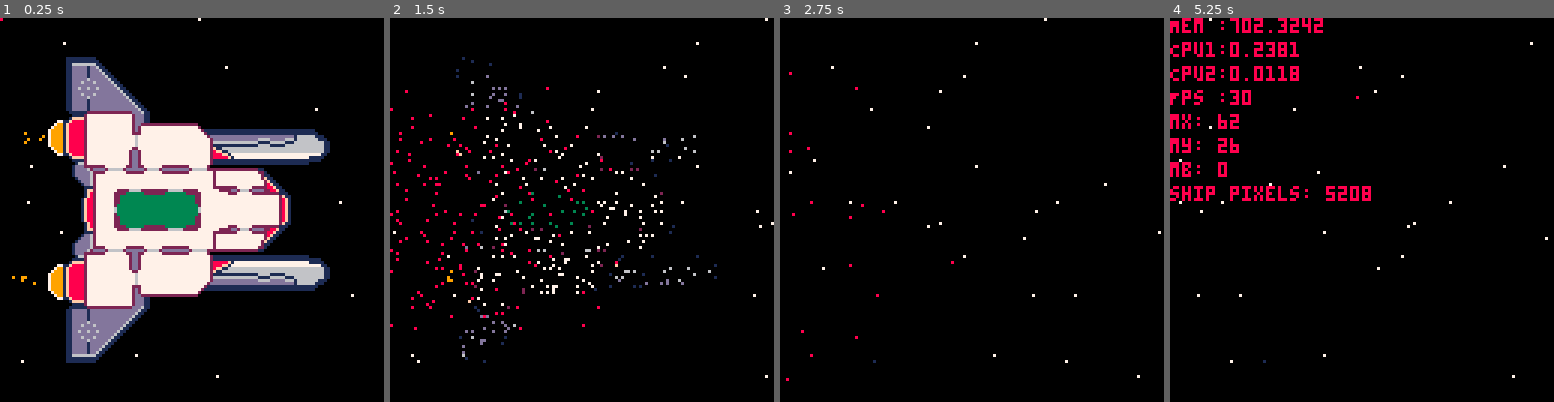
Above: before the commit, frames 1-4 (left to right).
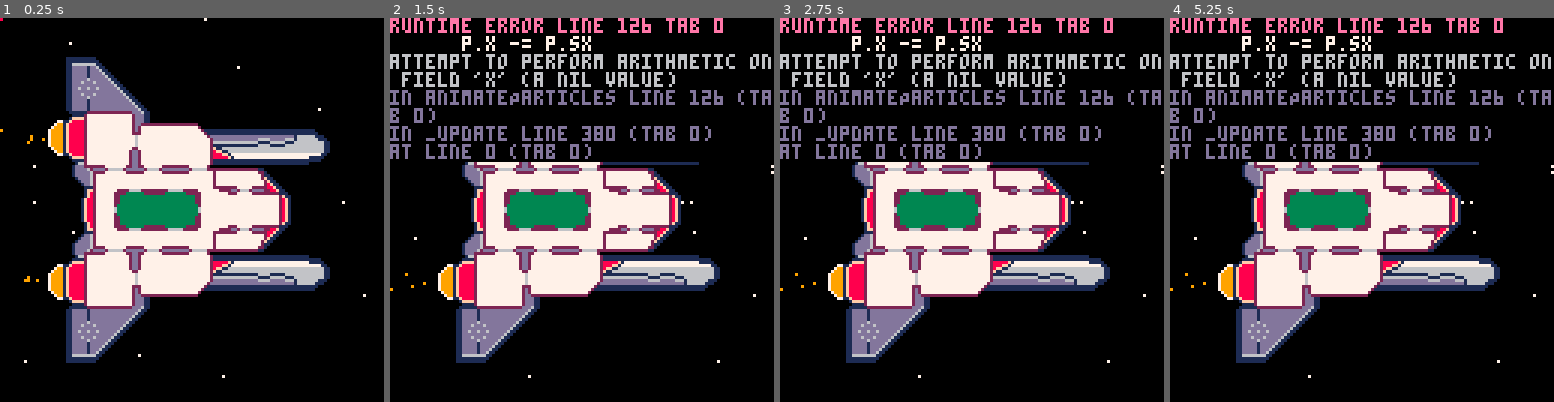
Above: after the commit, the same moments.

Repository: kiiro94/GGJ2020
Game: PICO-8 cartridge ggj2020.p8
The game is run twice, just before and just after one commit, with the same random seed, the same clock (stepped at 60 frames per second) and the same inputs.
Inputs (mouse positions are in pixels of both pictures, inside the frame that each line leads up to):
- Up to frame 1 (0.25 s): no input
- Up to frame 2 (1.5 s): tap X (X key) at 0.33, 1.07 s; click (670, 121) at 0.67 s; tap O (Z key) at 0.7 s; click (436, 267) at 1.22 s
- Up to frame 3 (2.75 s): tap O (Z key) at 1.7, 2.1, 2.5 s; click (887, 114) at 1.77 s; tap X (X key) at 1.85 s; click (952, 259) at 2.32 s
- Up to frame 4 (5.25 s): click (1404, 106) at 2.87 s; tap O (Z key) every 0.4 s from 2.9 to 4.9 s; tap X (X key) at 2.97, 4.08, 5.2 s; click (1465, 256) at 3.42 s; click (1231, 102) at 3.97 s; click (1292, 248) at 4.52 s; click (1354, 94) at 5.07 s

The runs differ from the first frame. In frame 1, 0.3% of the frame differs, in the area x 0-96%, y 0-94%; in frame 2, 30%; in frame 3, 31%; in frame 4, 33%, in the area x 0-100%, y 0-94%.
Error after the commit: runtime error line 126 tab 0; p.x -= p.sx; attempt to perform arithmetic on field 'x' (a nil value)

Commit message:
Added manual memory management for shipData

Diff:
--- a/ggj2020.p8
+++ b/ggj2020.p8
@@ -10,21 +10,53 @@
 --Screen from 0 to 127
 --Data   from 1 to 128
 
-function makePoint(x, y, col)
-   return {
-	  x = x,
-	  y = y,
-	  s = 1,
-	  c = col
-   }
-end
+
+------------------------------------------
+-------------MEMORY STUFF-----------------
+------------------------------------------
+
+function fixind(ind)
+   if ind<=9472 then
+	  return 2815+ind
+   else
+	  return 17152+(ind-9472)
+   end
+end
+
+function writeobj(x,y,c,s,b)
+   local ind = fixind(x + (y*128))
+   local val = c+1*64+0*128
+   poke(ind, val)
+   --printh("writing "..val.." at 0x"..num2hex(fixind(ind)))
+end
+
+
+
+--function readobj(x,y)
+--   local val = peek(fixind(x + (y*128)))
+--   return {
+--	  x=x,--x=ind%128,
+--	  y=y,--y=flr(ind/128),
+--	  c=val%16,
+--	  s=shr(band(val, 0b1000000), 6),
+--	  b=shr(band(val, 0b10000000), 7)
+--   }
+--end
+
+
+
+------------------------------------------
+-------------MEMORY STUFF-----------------
+------------------------------------------
+
+
 
 function destroyPoint(x,y)
-   for p in all(data) do
-     dist = sqrt((p.x - x)^2 + (p.y - y)^2)
+   for p in all(shipPoints) do
+	  local dist = sqrt((p.x - x)^2 + (p.y - y)^2)
 	  if dist < rnd(5)+5 and p.s == 1 then
 		 p.s = 0
-       createParticle(p.x, p.y, p.c)
+		 createParticle(p.x, p.y, p.c)
 	  end
    end
 
@@ -36,7 +68,7 @@
 end
 
 function recreateEveryPoint()
-   for p in all(data) do
+   for p in all(shipPoints) do
 		p.s = 1
 	end
 end
@@ -52,26 +84,38 @@
    struct = {}
    for j=0,127 do
 	  for i=0,127 do
-       pt = pget(i,j)
-		 if pt!=0 then
-			add(struct, makePoint(i, j, pt))
-		 end
+       local col = pget(i,j)
+
+	   writeobj(i,j,col,1,0)
+
+	   --local index = maptoindex(i, j)
+	   --pt = makePoint(i, j, col)
+	   --if col!=0 then
+	   --	  add(struct, pt)
+	   --end
+
+	   if col!=0 then
+		  add(struct, {i,j})
+	   end
+
+	   --add(dataIndexed, pt)
 	  end
    end
    cls()
    return struct
 end
 
+
+
 function drawPoint(p)
-   if p.s==1 then
-	   pset(p.x, p.y, p.c)
-   --elseif p.s==2 then
-      --pset(p.x, p.y, 14)
+   local val = peek(fixind(p[1] + (p[2]*128)))
+   if band(val, 0b1000000)>0 then
+	  pset(p[1], p[2], val%16)
    end
 end
 
 function drawStruct()
-   foreach(data, drawPoint)
+   foreach(shipPoints, drawPoint)
 end
 
 function drawParticles()
@@ -167,17 +211,17 @@
 end
 
 function searchTarget(b)
-   pivot = flr(rnd(5206))
-   for i=pivot,5207 do
-      if data[i].s == 0 then
-         data[i].s = 2
-         return { x = data[i].x, y = data[i].y }
+   local pivot = flr(rnd(#shipPoints))
+   for i=pivot,#shipPoints do
+      if shipPoints[i].s == 0 then
+         shipPoints[i].s = 2
+         return { x = shipPoints[i].x, y = shipPoints[i].y }
       end
    end
    for i=1,pivot do
-      if data[i].s == 0 then
-         data[i].s = 2
-         return { x = data[i].x, y = data[i].y }
+      if shipPoints[i].s == 0 then
+         shipPoints[i].s = 2
+         return { x = shipPoints[i].x, y = shipPoints[i].y }
       end
    end
 
@@ -199,9 +243,9 @@
          if b.y < b.t.y then b.y += b.s
          elseif b.y > b.t.y then b.y -= b.s end
 
-         dist = sqrt((b.x - b.t.x)^2 + (b.y - b.t.y)^2)
+         local dist = sqrt((b.x - b.t.x)^2 + (b.y - b.t.y)^2)
          if (dist < 2) then
-            for p in all(data) do
+            for p in all(shipPoints) do
                if (b.t.x == p.x and b.t.y == p.y) do
                   p.s = 1
                   del(bots, b)
@@ -216,7 +260,7 @@
 function createFire()
    source = {x = mx, y = my, growth = 0}
    add(fires, source)
-   for p in all(data) do
+   for p in all(shipPoints) do
       if p.x == source.x and p.y == source.y then
          p.s = 0
       end
@@ -226,14 +270,14 @@
 function updateFires()
    if #fires > 0 then
       for k=1,#fires do
-         fire = flr(rnd(#fires)) + 1
+         local fire = flr(rnd(#fires)) + 1
          fires[k].growth += 0.02
          for i=0,30 do
-            point = flr(rnd(5207)) + 1
-            dist = sqrt((data[point].x - fires[k].x)^2 + (data[point].y - fires[k].y)^2)
-            if dist < rnd(1)+fires[k].growth and data[point].s == 1 then
-               data[point].s = 0
-               createParticle(data[point].x, data[point].y, 8)
+            local point = flr(rnd(#shipPoints)) + 1
+            local dist = sqrt((shipPoints[point].x - fires[k].x)^2 + (shipPoints[point].y - fires[k].y)^2)
+            if dist < rnd(1)+fires[k].growth and shipPoints[point].s == 1 then
+               shipPoints[point].s = 0
+               createParticle(shipPoints[point].x, shipPoints[point].y, 8)
 
                for b in all(bots) do
                   b.wait = false
@@ -249,12 +293,12 @@
    sdspeed += 50
 
    for i=0,sdspeed do
-      point = flr(rnd(5207)) + 1
-
-      if (data[point].s != 0) then
-         data[point].s = 0
+      point = flr(rnd(#shipPoints)) + 1
+
+      if (shipPoints[point].s != 0) then
+         shipPoints[point].s = 0
          if sdspeed < 250 then
-            createParticle(data[point].x, data[point].y, 8)
+            createParticle(shipPoints[point].x, shipPoints[point].y, 8)
          end
       end
    end
@@ -267,13 +311,15 @@
 
 function _init()
    poke(0x5F2D, 1)
-	mx = stat(32)
-	my = stat(33)
-	mb = stat(34)
-	data = getStruct()
-	t = 0
-	pset(127,0,8)
-
+   mx = stat(32)
+   my = stat(33)
+   mb = stat(34)
+   --dataIndexed = {}
+   shipPoints = getStruct()
+
+
+
+   t=0
    particles = {}
    stars = createStars()
 
@@ -285,6 +331,13 @@
 
    sdspeed = 1
    selfdestruct = false
+
+   printh("--- start to find path")
+   --findPath({64, 64}, {60, 30})
+   --index = maptoindex(64,64)
+   --pt = dataIndexed[index]
+   --printh("TEST: " .. pt.x .. ", " .. pt.y)
+
 end
 
 
@@ -307,8 +360,8 @@
 
 
 function _update()
-	mx = stat(32)
-	my = stat(33)
+   mx = stat(32)
+   my = stat(33)
 
    camera(0 + shake.x, 0 + shake.y)
    screenShake()
@@ -366,7 +419,7 @@
 	  print("mx: " .. mx, 0, 32, 8)
 	  print("my: " .. my, 0, 40, 8)
 	  print("mb: " .. mb, 0, 48, 8)
-     print("ship pixels: " .. #data, 0, 56, 8)
+     print("ship pixels: " .. #shipPoints, 0, 56, 8)
    end
 
    for b in all(bots) do
@@ -474,7 +524,7 @@
 
 
    if x>0 and x<128 and y>0 and y<128 then
-	  for p in all(data) do
+	  for p in all(shipPoints) do
 		 if p.c!=2 then
 			if     (p.x==x-1 and p.y==y) then add(neighbours, {x-1,y})
 		    elseif (p.x==x+1 and p.y==y) then add(neighbours, {x+1,y})
@@ -543,10 +593,10 @@
    return maptoindex(vec[1],vec[2])
 end
 function maptoindex(x, y)
-   return ((x+1) * 16) + y
+   return ((x+1) * 128) + y
 end
 function indextomap(index)
-   local x = (index-1)/16
+   local x = (index-1)/128
    local y = index - (x*w)
    return {x,y}
 end
--- /dev/null
+++ b/memtest.p8
@@ -0,0 +1,19 @@
+pico-8 cartridge // http://www.pico-8.com
+version 18
+__lua__
+…(9 lines of a section not shown)…
+__gfx__
+00000000000000000000000000000000000000000000000000000000000000000000000000000000000000000000000000000000000000000000000000000000
+00000000000000000000000000000000000000000000000000000000000000000000000000000000000000000000000000000000000000000000000000000000
+00700700000000000000000000000000000000000000000000000000000000000000000000000000000000000000000000000000000000000000000000000000
+00077000000000000000000000000000000000000000000000000000000000000000000000000000000000000000000000000000000000000000000000000000
+00077000000000000000000000000000000000000000000000000000000000000000000000000000000000000000000000000000000000000000000000000000
+00700700000000000000000000000000000000000000000000000000000000000000000000000000000000000000000000000000000000000000000000000000
--- /dev/null
+++ b/memtest2.p8
@@ -0,0 +1,61 @@
+pico-8 cartridge // http://www.pico-8.com
+version 18
+__lua__
+
+function _init()
+	d = {}
+	c = 0
+	for j=0,127 do
+		for i=0,127 do
+			add(d,254)
+			c+=1
+			printh(num2hex(c))
+		end
+	end
+
+	printh("ciao:"..peek(0x4300))
+	printh("ciao:"..peek(0x4301))
+	printh("ciao:"..peek(0x4302))
+	printh(stat(0))
+end
+
+function _draw()
+	cls()
+end
+
+
+-->8
+function num2hex(number)
+    local base = 16
+    local result = {}
+    local resultstr = ""
+
+    local digits = "0123456789abcdef"
+    local quotient = flr(number / base)
+    local remainder = number % base
+
+    add(result, sub(digits, remainder + 1, remainder + 1))
+
+  while (quotient > 0) do
+    local old = quotient
+    quotient /= base
+    quotient = flr(quotient)
+    remainder = old % base
+
+         add(result, sub(digits, remainder + 1, remainder + 1))
+  end
+
+  for i = #result, 1, -1 do
+    resultstr = resultstr..result[i]
+  end
+
+  return resultstr
+end
+
+__gfx__
+00000000000000000000000000000000000000000000000000000000000000000000000000000000000000000000000000000000000000000000000000000000
+00000000000000000000000000000000000000000000000000000000000000000000000000000000000000000000000000000000000000000000000000000000
+00700700000000000000000000000000000000000000000000000000000000000000000000000000000000000000000000000000000000000000000000000000
+00077000000000000000000000000000000000000000000000000000000000000000000000000000000000000000000000000000000000000000000000000000
+00077000000000000000000000000000000000000000000000000000000000000000000000000000000000000000000000000000000000000000000000000000
+00700700000000000000000000000000000000000000000000000000000000000000000000000000000000000000000000000000000000000000000000000000
Not shown, added: todo.org
